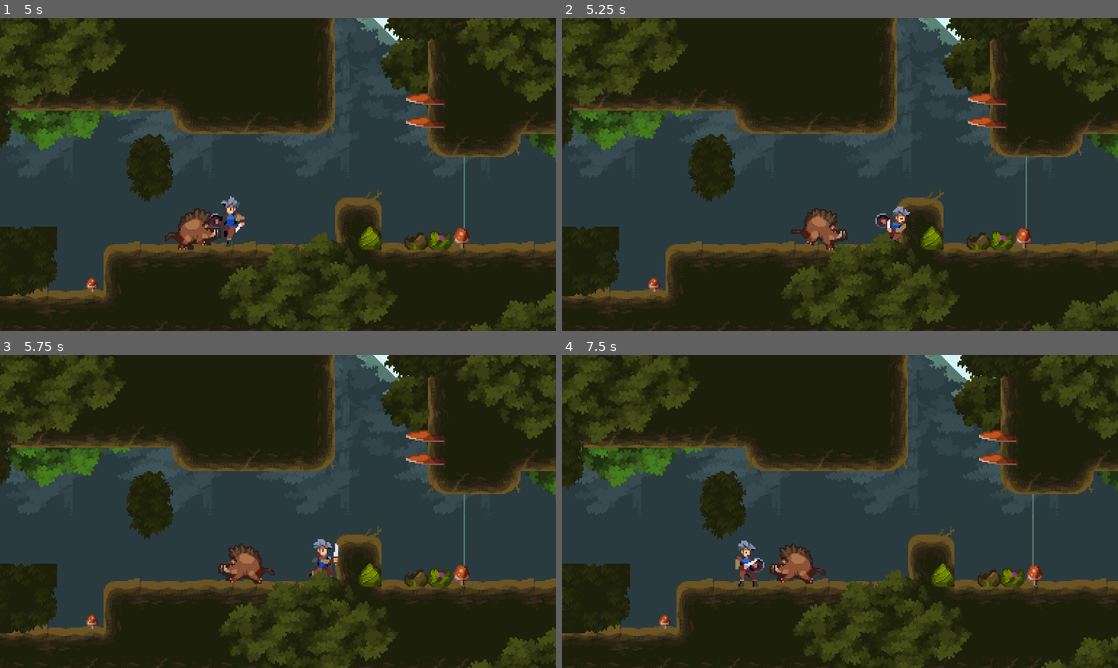
Above: before the commit, frames 1-4 (two rows, left to right).
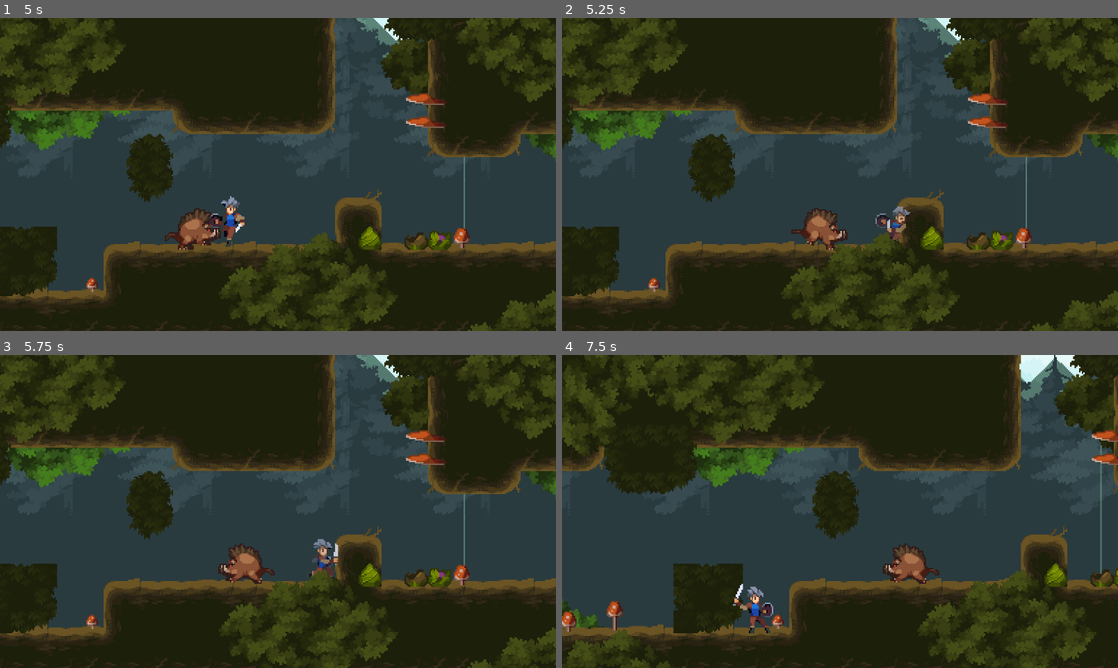
Above: after the commit, the same moments.

Repository: summertesst/My_godot_game_test
Game: Godot game, scene res://Scenes/world.tscn
Two runs of this game, one before a commit and one after it. Both use one fixed random seed, a clock stepped at 60 frames per second and the inputs below.
Inputs:
- Up to frame 1 (5 s): hold J (attack) 0.53-1.28 s; hold D (move_right) 0.53-2.03 s; tap Space (jump) at 0.77, 1.52, 3.02, 3.77, 4.52 s; tap J (attack) at 1.35, 2.85, 4.35 s; hold A (move_left) 2.03-2.78 s; hold J (attack) 2.03-2.78 s; hold D (move_right) 2.78-4.28 s; hold J (attack) 3.53-4.28 s; hold A (move_left) from 4.28 s (still down)
- Up to frame 2 (5.25 s): release A (move_left) at 5.03 s; hold D (move_right) from 5.03 s (still down); hold J (attack) from 5.03 s (still down)
- Up to frame 3 (5.75 s): keep holding D (move_right); keep holding J (attack)
- Up to frame 4 (7.5 s): release D (move_right) at 5.78 s; release J (attack) at 5.78 s; hold A (move_left) 5.78-7.28 s; tap J (attack) at 5.85, 7.35 s; tap Space (jump) at 6.02, 6.77 s; hold J (attack) 6.53-7.28 s; hold D (move_right) from 7.28 s (still down)

Frame 1 is identical in both runs. In frame 2, 0.1% of the frame differs, in the area x 56-63%, y 60-69%; in frame 3, less than 0.1%; in frame 4, 42%, in the area x 0-100%, y 0-100%.

Commit message:
Add files via upload
added player's hurt and die logic and animation

Diff:
--- a/Scenes/player.tscn
+++ b/Scenes/player.tscn
@@ -615,6 +615,169 @@
 "transitions": PackedFloat32Array(1),
 "update": 1,
 "values": [true]
+}
+
+[sub_resource type="Animation" id="Animation_ukyrk"]
+resource_name = "die"
+length = 2.2
+step = 0.1
+tracks/0/type = "value"
+tracks/0/imported = false
+tracks/0/enabled = true
+tracks/0/path = NodePath("Graphics/Sprite2D:texture")
+tracks/0/interp = 1
+tracks/0/loop_wrap = true
+tracks/0/keys = {
+"times": PackedFloat32Array(0),
+"transitions": PackedFloat32Array(1),
+"update": 1,
+"values": [ExtResource("1_v0iea")]
+}
+tracks/1/type = "value"
+tracks/1/imported = false
+tracks/1/enabled = true
+tracks/1/path = NodePath("Graphics/Sprite2D:region_rect")
+tracks/1/interp = 1
+tracks/1/loop_wrap = true
+tracks/1/keys = {
+"times": PackedFloat32Array(0),
+"transitions": PackedFloat32Array(1),
+"update": 0,
+"values": [Rect2(0, 336, 448, 112)]
+}
+tracks/2/type = "value"
+tracks/2/imported = false
+tracks/2/enabled = true
+tracks/2/path = NodePath("Graphics/Sprite2D:hframes")
+tracks/2/interp = 1
+tracks/2/loop_wrap = true
+tracks/2/keys = {
+"times": PackedFloat32Array(0),
+"transitions": PackedFloat32Array(1),
+"update": 1,
+"values": [8]
+}
+tracks/3/type = "value"
+tracks/3/imported = false
+tracks/3/enabled = true
+tracks/3/path = NodePath("Graphics/Sprite2D:vframes")
+tracks/3/interp = 1
+tracks/3/loop_wrap = true
+tracks/3/keys = {
+"times": PackedFloat32Array(0),
+"transitions": PackedFloat32Array(1),
+"update": 1,
+"values": [2]
+}
+tracks/4/type = "value"
+tracks/4/imported = false
+tracks/4/enabled = true
+tracks/4/path = NodePath("Graphics/Sprite2D:frame")
+tracks/4/interp = 1
+tracks/4/loop_wrap = true
+tracks/4/keys = {
+"times": PackedFloat32Array(0, 0.1, 0.2, 0.3, 0.4, 0.5, 0.6, 0.7, 0.8, 0.9, 1, 1.1),
+"transitions": PackedFloat32Array(1, 1, 1, 1, 1, 1, 1, 1, 1, 1, 1, 1),
+"update": 1,
+"values": [0, 1, 2, 3, 4, 5, 6, 7, 8, 9, 10, 11]
+}
+tracks/5/type = "value"
+tracks/5/imported = false
+tracks/5/enabled = true
+tracks/5/path = NodePath("Graphics/Hurtbox:monitorable")
+tracks/5/interp = 1
+tracks/5/loop_wrap = true
+tracks/5/keys = {
+"times": PackedFloat32Array(0),
+"transitions": PackedFloat32Array(1),
+"update": 1,
+"values": [false]
+}
+tracks/6/type = "value"
+tracks/6/imported = false
+tracks/6/enabled = true
+tracks/6/path = NodePath("Graphics/Sprite2D:position")
+tracks/6/interp = 1
+tracks/6/loop_wrap = true
+tracks/6/keys = {
+"times": PackedFloat32Array(0),
+"transitions": PackedFloat32Array(1),
+"update": 0,
+"values": [Vector2(1, -28)]
+}
+tracks/7/type = "value"
+tracks/7/imported = false
+tracks/7/enabled = true
+tracks/7/path = NodePath("Graphics/Sprite2D:flip_h")
+tracks/7/interp = 1
+tracks/7/loop_wrap = true
+tracks/7/keys = {
+"times": PackedFloat32Array(0),
+"transitions": PackedFloat32Array(1),
+"update": 1,
+"values": [false]
+}
+tracks/8/type = "value"
+tracks/8/imported = false
+tracks/8/enabled = true
+tracks/8/path = NodePath(".:can_combo")
+tracks/8/interp = 1
+tracks/8/loop_wrap = true
+tracks/8/keys = {
+"times": PackedFloat32Array(0),
+"transitions": PackedFloat32Array(1),
+"update": 1,
+"values": [false]
+}
+tracks/9/type = "value"
+tracks/9/imported = false
+tracks/9/enabled = true
+tracks/9/path = NodePath("Graphics/Hitbox/AttackShape1:disabled")
+tracks/9/interp = 1
+tracks/9/loop_wrap = true
+tracks/9/keys = {
+"times": PackedFloat32Array(0),
+"transitions": PackedFloat32Array(1),
+"update": 1,
+"values": [true]
+}
+tracks/10/type = "value"
+tracks/10/imported = false
+tracks/10/enabled = true
+tracks/10/path = NodePath("Graphics/Hitbox/AttackShape2:disabled")
+tracks/10/interp = 1
+tracks/10/loop_wrap = true
+tracks/10/keys = {
+"times": PackedFloat32Array(0),
+"transitions": PackedFloat32Array(1),
+"update": 1,
+"values": [true]
+}
+tracks/11/type = "value"
+tracks/11/imported = false
+tracks/11/enabled = true
+tracks/11/path = NodePath("Graphics/Hitbox/AttackShape3:disabled")
+tracks/11/interp = 1
+tracks/11/loop_wrap = true
+tracks/11/keys = {
+"times": PackedFloat32Array(0),
+"transitions": PackedFloat32Array(1),
+"update": 1,
+"values": [true]
+}
+tracks/12/type = "method"
+tracks/12/imported = false
+tracks/12/enabled = true
+tracks/12/path = NodePath(".")
+tracks/12/interp = 1
+tracks/12/loop_wrap = true
+tracks/12/keys = {
+"times": PackedFloat32Array(2.2),
+"transitions": PackedFloat32Array(1),
+"values": [{
+"args": [],
+"method": &"die"
+}]
 }
 
 [sub_resource type="Animation" id="Animation_x3wgy"]
@@ -767,6 +930,155 @@
 "values": [true]
 }
 
+[sub_resource type="Animation" id="Animation_pu2lt"]
+resource_name = "hurt"
+length = 0.4
+step = 0.1
+tracks/0/type = "value"
+tracks/0/imported = false
+tracks/0/enabled = true
+tracks/0/path = NodePath("Graphics/Sprite2D:region_rect")
+tracks/0/interp = 1
+tracks/0/loop_wrap = true
+tracks/0/keys = {
+"times": PackedFloat32Array(0),
+"transitions": PackedFloat32Array(1),
+"update": 0,
+"values": [Rect2(0, 280, 224, 56)]
+}
+tracks/1/type = "value"
+tracks/1/imported = false
+tracks/1/enabled = true
+tracks/1/path = NodePath("Graphics/Sprite2D:texture")
+tracks/1/interp = 1
+tracks/1/loop_wrap = true
+tracks/1/keys = {
+"times": PackedFloat32Array(0),
+"transitions": PackedFloat32Array(1),
+"update": 1,
+"values": [ExtResource("1_v0iea")]
+}
+tracks/2/type = "value"
+tracks/2/imported = false
+tracks/2/enabled = true
+tracks/2/path = NodePath("Graphics/Sprite2D:hframes")
+tracks/2/interp = 1
+tracks/2/loop_wrap = true
+tracks/2/keys = {
+"times": PackedFloat32Array(0),
+"transitions": PackedFloat32Array(1),
+"update": 1,
+"values": [4]
+}
+tracks/3/type = "value"
+tracks/3/imported = false
+tracks/3/enabled = true
+tracks/3/path = NodePath("Graphics/Sprite2D:frame")
+tracks/3/interp = 1
+tracks/3/loop_wrap = true
+tracks/3/keys = {
+"times": PackedFloat32Array(0, 0.1, 0.2, 0.3),
+"transitions": PackedFloat32Array(1, 1, 1, 1),
+"update": 1,
+"values": [0, 1, 2, 3]
+}
+tracks/4/type = "value"
+tracks/4/imported = false
+tracks/4/enabled = true
+tracks/4/path = NodePath("Graphics/Sprite2D:position")
+tracks/4/interp = 1
+tracks/4/loop_wrap = true
+tracks/4/keys = {
+"times": PackedFloat32Array(0),
+"transitions": PackedFloat32Array(1),
+"update": 0,
+"values": [Vector2(1, -28)]
+}
+tracks/5/type = "value"
+tracks/5/imported = false
+tracks/5/enabled = true
+tracks/5/path = NodePath("Graphics/Sprite2D:flip_h")
+tracks/5/interp = 1
+tracks/5/loop_wrap = true
+tracks/5/keys = {
+"times": PackedFloat32Array(0),
+"transitions": PackedFloat32Array(1),
+"update": 1,
+"values": [false]
+}
+tracks/6/type = "value"
+tracks/6/imported = false
+tracks/6/enabled = true
+tracks/6/path = NodePath(".:can_combo")
+tracks/6/interp = 1
+tracks/6/loop_wrap = true
+tracks/6/keys = {
+"times": PackedFloat32Array(0),
+"transitions": PackedFloat32Array(1),
+"update": 1,
+"values": [false]
+}
+tracks/7/type = "value"
+tracks/7/imported = false
+tracks/7/enabled = true
+tracks/7/path = NodePath("Graphics/Hitbox/AttackShape1:disabled")
+tracks/7/interp = 1
+tracks/7/loop_wrap = true
+tracks/7/keys = {
+"times": PackedFloat32Array(0),
+"transitions": PackedFloat32Array(1),
+"update": 1,
+"values": [true]
+}
+tracks/8/type = "value"
+tracks/8/imported = false
+tracks/8/enabled = true
+tracks/8/path = NodePath("Graphics/Hitbox/AttackShape2:disabled")
+tracks/8/interp = 1
+tracks/8/loop_wrap = true
+tracks/8/keys = {
+"times": PackedFloat32Array(0),
+"transitions": PackedFloat32Array(1),
+"update": 1,
+"values": [true]
+}
+tracks/9/type = "value"
+tracks/9/imported = false
+tracks/9/enabled = true
+tracks/9/path = NodePath("Graphics/Hitbox/AttackShape3:disabled")
+tracks/9/interp = 1
+tracks/9/loop_wrap = true
+tracks/9/keys = {
+"times": PackedFloat32Array(0),
+"transitions": PackedFloat32Array(1),
+"update": 1,
+"values": [true]
+}
+tracks/10/type = "value"
+tracks/10/imported = false
+tracks/10/enabled = true
+tracks/10/path = NodePath("Graphics/Sprite2D:vframes")
+tracks/10/interp = 1
+tracks/10/loop_wrap = true
+tracks/10/keys = {
+"times": PackedFloat32Array(0),
+"transitions": PackedFloat32Array(1),
+"update": 1,
+"values": [1]
+}
+tracks/11/type = "value"
+tracks/11/imported = false
+tracks/11/enabled = true
+tracks/11/path = NodePath("Graphics/Hurtbox:monitorable")
+tracks/11/interp = 1
+tracks/11/loop_wrap = true
+tracks/11/keys = {
+"times": PackedFloat32Array(0),
+"transitions": PackedFloat32Array(1),
+"update": 1,
+"values": [true]
+}
+
 [sub_resource type="Animation" id="Animation_v0iea"]
 resource_name = "idle"
 length = 0.6
@@ -1506,304 +1818,6 @@
 tracks/11/imported = false
 tracks/11/enabled = true
 tracks/11/path = NodePath("Graphics/Hurtbox:monitorable")
-tracks/11/interp = 1
-tracks/11/loop_wrap = true
-tracks/11/keys = {
-"times": PackedFloat32Array(0),
-"transitions": PackedFloat32Array(1),
-"update": 1,
-"values": [true]
-}
-
-[sub_resource type="Animation" id="Animation_pu2lt"]
-resource_name = "hurt"
-length = 0.4
-step = 0.1
-tracks/0/type = "value"
-tracks/0/imported = false
-tracks/0/enabled = true
-tracks/0/path = NodePath("Graphics/Sprite2D:region_rect")
-tracks/0/interp = 1
-tracks/0/loop_wrap = true
-tracks/0/keys = {
-"times": PackedFloat32Array(0),
-"transitions": PackedFloat32Array(1),
-"update": 0,
-"values": [Rect2(0, 280, 224, 56)]
-}
-tracks/1/type = "value"
-tracks/1/imported = false
-tracks/1/enabled = true
-tracks/1/path = NodePath("Graphics/Sprite2D:texture")
-tracks/1/interp = 1
-tracks/1/loop_wrap = true
-tracks/1/keys = {
-"times": PackedFloat32Array(0),
-"transitions": PackedFloat32Array(1),
-"update": 1,
-"values": [ExtResource("1_v0iea")]
-}
-tracks/2/type = "value"
-tracks/2/imported = false
-tracks/2/enabled = true
-tracks/2/path = NodePath("Graphics/Sprite2D:hframes")
-tracks/2/interp = 1
-tracks/2/loop_wrap = true
-tracks/2/keys = {
-"times": PackedFloat32Array(0),
-"transitions": PackedFloat32Array(1),
-"update": 1,
-"values": [4]
-}
-tracks/3/type = "value"
-tracks/3/imported = false
-tracks/3/enabled = true
-tracks/3/path = NodePath("Graphics/Sprite2D:frame")
-tracks/3/interp = 1
-tracks/3/loop_wrap = true
-tracks/3/keys = {
-"times": PackedFloat32Array(0, 0.1, 0.2, 0.3),
-"transitions": PackedFloat32Array(1, 1, 1, 1),
-"update": 1,
-"values": [0, 1, 2, 3]
-}
-tracks/4/type = "value"
-tracks/4/imported = false
-tracks/4/enabled = true
-tracks/4/path = NodePath("Graphics/Sprite2D:position")
-tracks/4/interp = 1
-tracks/4/loop_wrap = true
-tracks/4/keys = {
-"times": PackedFloat32Array(0),
-"transitions": PackedFloat32Array(1),
-"update": 0,
-"values": [Vector2(1, -28)]
-}
-tracks/5/type = "value"
-tracks/5/imported = false
-tracks/5/enabled = true
-tracks/5/path = NodePath("Graphics/Sprite2D:flip_h")
-tracks/5/interp = 1
-tracks/5/loop_wrap = true
-tracks/5/keys = {
-"times": PackedFloat32Array(0),
-"transitions": PackedFloat32Array(1),
-"update": 1,
-"values": [false]
-}
-tracks/6/type = "value"
-tracks/6/imported = false
-tracks/6/enabled = true
-tracks/6/path = NodePath(".:can_combo")
-tracks/6/interp = 1
-tracks/6/loop_wrap = true
-tracks/6/keys = {
-"times": PackedFloat32Array(0),
-"transitions": PackedFloat32Array(1),
-"update": 1,
-"values": [false]
-}
-tracks/7/type = "value"
-tracks/7/imported = false
-tracks/7/enabled = true
-tracks/7/path = NodePath("Graphics/Hitbox/AttackShape1:disabled")
-tracks/7/interp = 1
-tracks/7/loop_wrap = true
-tracks/7/keys = {
-"times": PackedFloat32Array(0),
-"transitions": PackedFloat32Array(1),
-"update": 1,
-"values": [true]
-}
-tracks/8/type = "value"
-tracks/8/imported = false
-tracks/8/enabled = true
-tracks/8/path = NodePath("Graphics/Hitbox/AttackShape2:disabled")
-tracks/8/interp = 1
-tracks/8/loop_wrap = true
-tracks/8/keys = {
-"times": PackedFloat32Array(0),
-"transitions": PackedFloat32Array(1),
-"update": 1,
-"values": [true]
-}
-tracks/9/type = "value"
-tracks/9/imported = false
-tracks/9/enabled = true
-tracks/9/path = NodePath("Graphics/Hitbox/AttackShape3:disabled")
-tracks/9/interp = 1
-tracks/9/loop_wrap = true
-tracks/9/keys = {
-"times": PackedFloat32Array(0),
-"transitions": PackedFloat32Array(1),
-"update": 1,
-"values": [true]
-}
-tracks/10/type = "value"
-tracks/10/imported = false
-tracks/10/enabled = true
-tracks/10/path = NodePath("Graphics/Sprite2D:vframes")
-tracks/10/interp = 1
-tracks/10/loop_wrap = true
-tracks/10/keys = {
-"times": PackedFloat32Array(0),
-"transitions": PackedFloat32Array(1),
-"update": 1,
-"values": [1]
-}
-tracks/11/type = "value"
-tracks/11/imported = false
-tracks/11/enabled = true
-tracks/11/path = NodePath("Graphics/Hurtbox:monitorable")
-tracks/11/interp = 1
-tracks/11/loop_wrap = true
-tracks/11/keys = {
-"times": PackedFloat32Array(0),
-"transitions": PackedFloat32Array(1),
-"update": 1,
-"values": [true]
-}
-
-[sub_resource type="Animation" id="Animation_ukyrk"]
-resource_name = "die"
-length = 1.2
-step = 0.1
-tracks/0/type = "value"
-tracks/0/imported = false
-tracks/0/enabled = true
-tracks/0/path = NodePath("Graphics/Sprite2D:texture")
-tracks/0/interp = 1
-tracks/0/loop_wrap = true
-tracks/0/keys = {
-"times": PackedFloat32Array(0),
-"transitions": PackedFloat32Array(1),
-"update": 1,
-"values": [ExtResource("1_v0iea")]
-}
-tracks/1/type = "value"
-tracks/1/imported = false
-tracks/1/enabled = true
-tracks/1/path = NodePath("Graphics/Sprite2D:region_rect")
-tracks/1/interp = 1
-tracks/1/loop_wrap = true
-tracks/1/keys = {
-"times": PackedFloat32Array(0),
-"transitions": PackedFloat32Array(1),
-"update": 0,
-"values": [Rect2(0, 336, 448, 112)]
-}
-tracks/2/type = "value"
-tracks/2/imported = false
-tracks/2/enabled = true
-tracks/2/path = NodePath("Graphics/Sprite2D:hframes")
-tracks/2/interp = 1
-tracks/2/loop_wrap = true
-tracks/2/keys = {
-"times": PackedFloat32Array(0),
-"transitions": PackedFloat32Array(1),
-"update": 1,
-"values": [8]
-}
-tracks/3/type = "value"
-tracks/3/imported = false
-tracks/3/enabled = true
-tracks/3/path = NodePath("Graphics/Sprite2D:vframes")
-tracks/3/interp = 1
-tracks/3/loop_wrap = true
-tracks/3/keys = {
-"times": PackedFloat32Array(0),
-"transitions": PackedFloat32Array(1),
-"update": 1,
-"values": [2]
-}
-tracks/4/type = "value"
-tracks/4/imported = false
-tracks/4/enabled = true
-tracks/4/path = NodePath("Graphics/Sprite2D:frame")
-tracks/4/interp = 1
-tracks/4/loop_wrap = true
-tracks/4/keys = {
-"times": PackedFloat32Array(0, 0.1, 0.2, 0.3, 0.4, 0.5, 0.6, 0.7, 0.8, 0.9, 1, 1.1),
-"transitions": PackedFloat32Array(1, 1, 1, 1, 1, 1, 1, 1, 1, 1, 1, 1),
-"update": 1,
-"values": [0, 1, 2, 3, 4, 5, 6, 7, 8, 9, 10, 11]
-}
-tracks/5/type = "value"
-tracks/5/imported = false
-tracks/5/enabled = true
-tracks/5/path = NodePath("Graphics/Hurtbox:monitorable")
-tracks/5/interp = 1
-tracks/5/loop_wrap = true
-tracks/5/keys = {
-"times": PackedFloat32Array(0),
-"transitions": PackedFloat32Array(1),
-"update": 1,
-"values": [false]
-}
-tracks/6/type = "value"
-tracks/6/imported = false
-tracks/6/enabled = true
-tracks/6/path = NodePath("Graphics/Sprite2D:position")
-tracks/6/interp = 1
-tracks/6/loop_wrap = true
-tracks/6/keys = {
-"times": PackedFloat32Array(0),
-"transitions": PackedFloat32Array(1),
-"update": 0,
-"values": [Vector2(1, -28)]
-}
-tracks/7/type = "value"
-tracks/7/imported = false
-tracks/7/enabled = true
-tracks/7/path = NodePath("Graphics/Sprite2D:flip_h")
-tracks/7/interp = 1
-tracks/7/loop_wrap = true
-tracks/7/keys = {
-"times": PackedFloat32Array(0),
-"transitions": PackedFloat32Array(1),
-"update": 1,
-"values": [false]
-}
-tracks/8/type = "value"
-tracks/8/imported = false
-tracks/8/enabled = true
-tracks/8/path = NodePath(".:can_combo")
-tracks/8/interp = 1
-tracks/8/loop_wrap = true
-tracks/8/keys = {
-"times": PackedFloat32Array(0),
-"transitions": PackedFloat32Array(1),
-"update": 1,
-"values": [false]
-}
-tracks/9/type = "value"
-tracks/9/imported = false
-tracks/9/enabled = true
-tracks/9/path = NodePath("Graphics/Hitbox/AttackShape1:disabled")
-tracks/9/interp = 1
-tracks/9/loop_wrap = true
-tracks/9/keys = {
-"times": PackedFloat32Array(0),
-"transitions": PackedFloat32Array(1),
-"update": 1,
-"values": [true]
-}
-tracks/10/type = "value"
-tracks/10/imported = false
-tracks/10/enabled = true
-tracks/10/path = NodePath("Graphics/Hitbox/AttackShape2:disabled")
-tracks/10/interp = 1
-tracks/10/loop_wrap = true
-tracks/10/keys = {
-"times": PackedFloat32Array(0),
-"transitions": PackedFloat32Array(1),
-"update": 1,
-"values": [true]
-}
-tracks/11/type = "value"
-tracks/11/imported = false
-tracks/11/enabled = true
-tracks/11/path = NodePath("Graphics/Hitbox/AttackShape3:disabled")
 tracks/11/interp = 1
 tracks/11/loop_wrap = true
 tracks/11/keys = {
@@ -1899,6 +1913,10 @@
 wait_time = 0.1
 one_shot = true
 
+[node name="InvincibleTimer" type="Timer" parent="."]
+wait_time = 2.0
+one_shot = true
+
 [node name="StateMachine" type="Node" parent="."]
 script = ExtResource("3_6t5aa")
 metadata/_custom_type_script = "uid://ddfp6rb83jlu"
--- a/Scripts/player.gd
+++ b/Scripts/player.gd
@@ -49,6 +49,7 @@
 @onready var foot_checker: RayCast2D = $Graphics/FootChecker
 @onready var state_machine: StateMachine = $StateMachine
 @onready var stats: Stats = $Stats
+@onready var invincible_timer: Timer = $InvincibleTimer
 
 # 输入处理
 func _unhandled_input(event: InputEvent) -> void:
@@ -68,6 +69,11 @@
 
 # 物理处理 - 根据状态执行不同的物理行为
 func tick_physics(state: State,delta: float) -> void:
+	if invincible_timer.time_left >0 :
+		graphics.modulate.a = sin(Time.get_ticks_msec() / 20 )*0.5 +0.5
+	else:
+		graphics.modulate.a = 1
+
 	match  state:
 		State.IDLE:
 			move(default_gravity,delta)  # 闲置状态下可以移动
@@ -137,6 +143,9 @@
 	velocity.y +=gravity * delta
 	# 执行移动
 	move_and_slide()
+
+func die() -> void:
+	get_tree().reload_current_scene()
 
 # 获取下一个状态 - 状态机核心逻辑
 func get_next_state(state: State) -> int:
@@ -282,15 +291,20 @@
 			var dir := pending_damage.source.global_position.direction_to(global_position)
 			velocity = dir * KNOCKBACK_AMOUNT  # 应用击退
 			pending_damage = null  # 清空待处理伤害
+			invincible_timer.start()
 
 		State.DYING:
 			animation_player.play("die")
+			invincible_timer.stop()
 
 	# 标记下一帧是状态的第一帧
 	is_first_tick = true
 
 # 受伤处理
 func _on_hurtbox_hurt(hitbox: Hitbox) -> void:
+	if invincible_timer.time_left > 0:
+		return
+
 	# 创建伤害对象
 	pending_damage = Damage.new()
 	pending_damage.amount = 1
--- a/classes/Stats.gd
+++ b/classes/Stats.gd
@@ -1,7 +1,7 @@
 class_name Stats
 extends Node
 
-@export var max_health :int =10
+@export var max_health :int =3
 
 @onready var health : int = max_health:
 	set(v):
